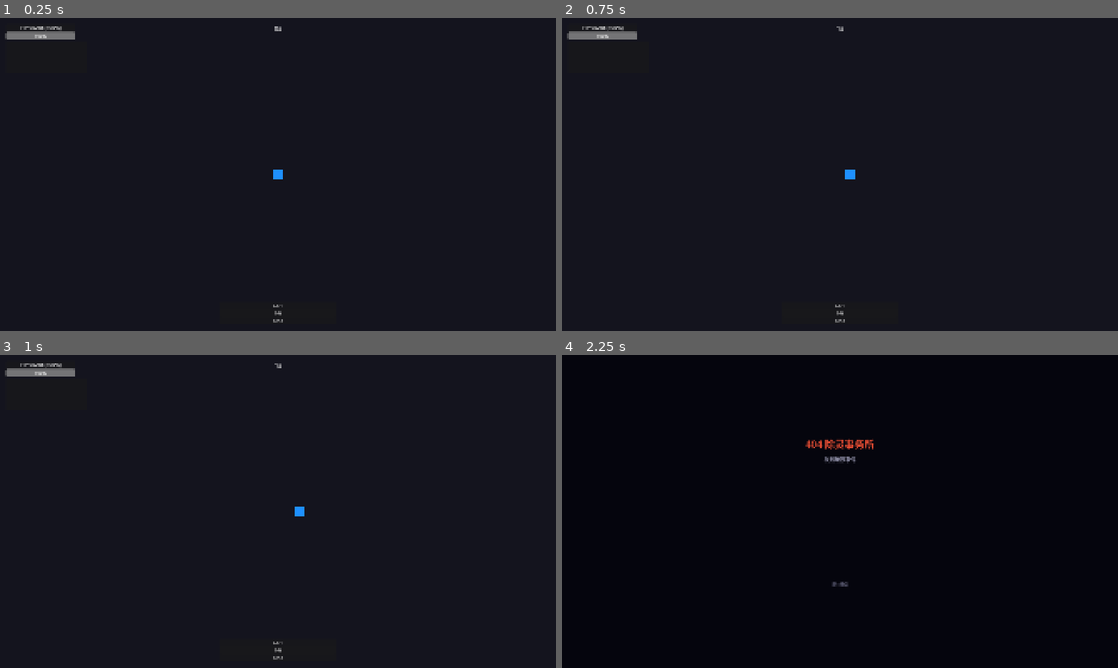
Above: before the commit, frames 1-4 (two rows, left to right).
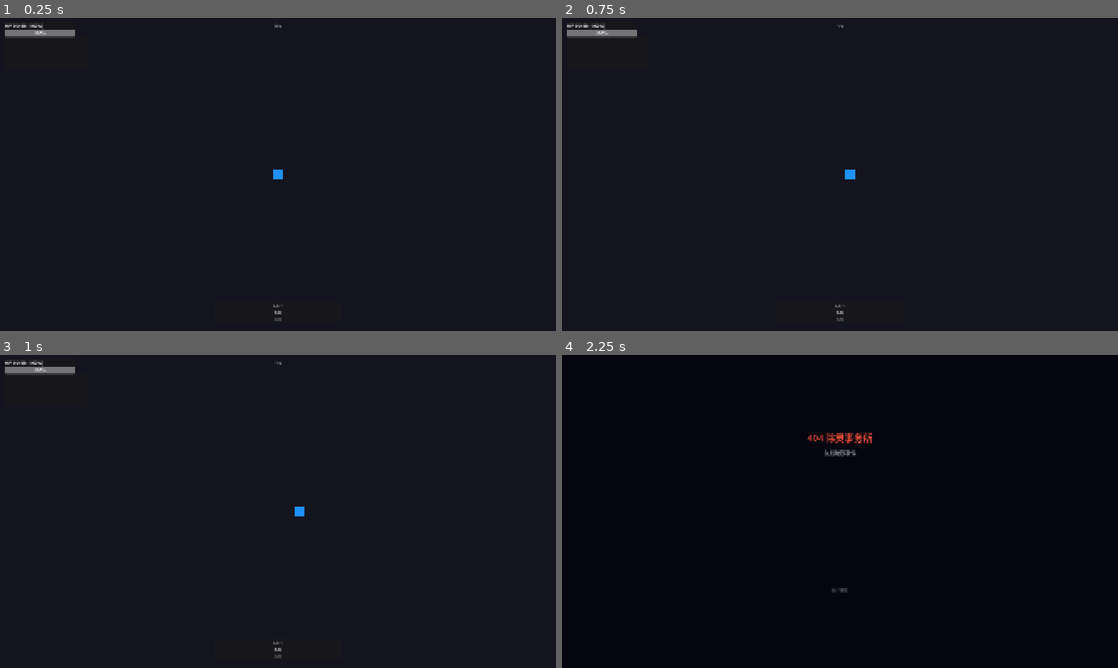
Above: after the commit, the same moments.

Repository: thefoolsparkle-oss/404_exorcism_agency
Game: Godot game, scene res://scenes/combat/combat.tscn
Same seed, same stepped clock (60 frames per second), same inputs: the game is played once before the commit and once after it. This scene is started directly instead of the project's main scene.
Inputs (mouse positions are in pixels of both pictures, inside the frame that each line leads up to):
- Up to frame 1 (0.25 s): no input
- Up to frame 2 (0.75 s): tap Enter at 0.5 s; move the mouse to (962, 158) at 0.52 s; hold D (move_right) from 0.53 s (still down); hold E (interact) from 0.53 s (still down); click (962, 158) at 0.67 s
- Up to frame 3 (1 s): keep holding D (move_right); keep holding E (interact)
- Up to frame 4 (2.25 s): tap Space at 1.25 s; move the mouse to (728, 527) at 1.27 s; release D (move_right) at 1.28 s; release E (interact) at 1.28 s; hold S (move_down) 1.28-2 s; tap P at 1.35 s; click "OK" at 2 s

The runs differ from the first frame. In frame 1, 0.4% of the frame differs, in the area x 0-51%, y 1-98%; in frame 2, 0.4%; in frame 3, 0.4%; in frame 4, 0.7%, in the area x 43-56%, y 24-76%.
Error in both runs: Trying to assign an array of type "Array" to a variable of type "Array[String]". (res://scripts/ui/narrative_screen.gd:20)

Commit message:
UI overhaul: dark theme with red accents, larger fonts, dim backgrounds, consistent styling across all panels

Diff:
--- a/game/scenes/office/office_main.tscn
+++ b/game/scenes/office/office_main.tscn
@@ -9,7 +9,7 @@
 script = ExtResource("1_office")
 
 [node name="ground" type="ColorRect" parent="."]
-color = Color(0.1, 0.08, 0.14, 1)
+color = Color(0.04, 0.03, 0.08, 1)
 anchors_preset = 15
 anchor_right = 1.0
 anchor_bottom = 1.0
@@ -20,27 +20,28 @@
 anchors_preset = 15
 anchor_right = 1.0
 anchor_bottom = 1.0
-theme_override_constants/margin_left = 60
-theme_override_constants/margin_top = 40
-theme_override_constants/margin_right = 60
-theme_override_constants/margin_bottom = 40
+theme_override_constants/margin_left = 80
+theme_override_constants/margin_top = 50
+theme_override_constants/margin_right = 80
+theme_override_constants/margin_bottom = 50
 
 [node name="MainVBox" type="VBoxContainer" parent="CanvasLayer/Margin"]
 layout_mode = 2
-theme_override_constants/separation = 15
+theme_override_constants/separation = 14
 
 [node name="Title" type="Label" parent="CanvasLayer/Margin/MainVBox"]
 layout_mode = 2
 text = "404 除灵事务所"
 horizontal_alignment = 1
-theme_override_font_sizes/font_size = 38
+theme_override_font_sizes/font_size = 42
+theme_override_colors/font_color = Color(0.9, 0.25, 0.2, 1)
 
 [node name="Subtitle" type="Label" parent="CanvasLayer/Margin/MainVBox"]
 layout_mode = 2
 text = "New Hu City Anomaly Files"
 horizontal_alignment = 1
-theme_override_font_sizes/font_size = 16
-theme_override_colors/font_color = Color(0.5, 0.5, 0.6, 1)
+theme_override_font_sizes/font_size = 15
+theme_override_colors/font_color = Color(0.45, 0.45, 0.55, 1)
 
 [node name="Separator1" type="HSeparator" parent="CanvasLayer/Margin/MainVBox"]
 layout_mode = 2
@@ -51,8 +52,9 @@
 
 [node name="CharLabel" type="Label" parent="CanvasLayer/Margin/MainVBox/CharacterSection"]
 layout_mode = 2
-text = "选择调查员:"
+text = "选择调查员"
 theme_override_font_sizes/font_size = 16
+theme_override_colors/font_color = Color(0.7, 0.7, 0.75, 1)
 
 [node name="char_select" type="OptionButton" parent="CanvasLayer/Margin/MainVBox/CharacterSection"]
 layout_mode = 2
@@ -62,8 +64,8 @@
 text = ""
 theme_override_font_sizes/font_size = 12
 autowrap_mode = 3
-custom_minimum_size = Vector2(0, 60)
-theme_override_colors/font_color = Color(0.7, 0.7, 0.75, 1)
+custom_minimum_size = Vector2(0, 80)
+theme_override_colors/font_color = Color(0.55, 0.55, 0.6, 1)
 
 [node name="Separator2" type="HSeparator" parent="CanvasLayer/Margin/MainVBox"]
 layout_mode = 2
@@ -72,13 +74,13 @@
 layout_mode = 2
 text = "案件终端"
 size_flags_horizontal = 4
-theme_override_font_sizes/font_size = 18
+theme_override_font_sizes/font_size = 20
 
 [node name="archive_button" type="Button" parent="CanvasLayer/Margin/MainVBox"]
 layout_mode = 2
 text = "档案库"
 size_flags_horizontal = 4
-theme_override_font_sizes/font_size = 18
+theme_override_font_sizes/font_size = 20
 
 [node name="Spacer" type="Control" parent="CanvasLayer/Margin/MainVBox"]
 layout_mode = 2
@@ -89,6 +91,7 @@
 text = "异常精华: 0 | 破损回路: 0"
 horizontal_alignment = 1
 theme_override_font_sizes/font_size = 14
+theme_override_colors/font_color = Color(0.5, 0.5, 0.55, 1)
 
 [node name="Separator3" type="HSeparator" parent="CanvasLayer/Margin/MainVBox"]
 layout_mode = 2
@@ -96,6 +99,7 @@
 [node name="QuitButton" type="Button" parent="CanvasLayer/Margin/MainVBox"]
 layout_mode = 2
 text = "退出游戏"
+theme_override_colors/font_color = Color(0.5, 0.3, 0.3, 1)
 
 [node name="CaseListUI" type="Control" parent="CanvasLayer"]
 anchors_preset = 15
@@ -132,8 +136,9 @@
 
 [node name="Label" type="Label" parent="CanvasLayer/CaseListUI/Panel/VBoxContainer"]
 layout_mode = 2
-text = "选择案件:"
-theme_override_font_sizes/font_size = 18
+text = "选择案件"
+theme_override_font_sizes/font_size = 20
+theme_override_colors/font_color = Color(0.9, 0.25, 0.2, 1)
 
 [node name="CaseList" type="VBoxContainer" parent="CanvasLayer/CaseListUI/Panel/VBoxContainer"]
 layout_mode = 2
--- a/game/scenes/ui/case_briefing.tscn
+++ b/game/scenes/ui/case_briefing.tscn
@@ -6,7 +6,7 @@
 script = ExtResource("1_briefing")
 
 [node name="DimBackground" type="ColorRect" parent="."]
-color = Color(0, 0, 0, 0.6)
+color = Color(0, 0, 0, 0.7)
 anchors_preset = 15
 anchor_right = 1.0
 anchor_bottom = 1.0
@@ -17,43 +17,47 @@
 anchor_top = 0.5
 anchor_right = 0.5
 anchor_bottom = 0.5
-offset_left = -370.0
-offset_top = -280.0
-offset_right = 370.0
-offset_bottom = 280.0
+offset_left = -380.0
+offset_top = -285.0
+offset_right = 380.0
+offset_bottom = 285.0
 
 [node name="vbox" type="VBoxContainer" parent="panel"]
 anchors_preset = 15
 anchor_right = 1.0
 anchor_bottom = 1.0
-offset_left = 25.0
-offset_top = 20.0
-offset_right = -25.0
-offset_bottom = -20.0
+offset_left = 28.0
+offset_top = 22.0
+offset_right = -28.0
+offset_bottom = -22.0
 theme_override_constants/separation = 10
 
 [node name="title_label" type="Label" parent="panel/vbox"]
 layout_mode = 2
 text = "案件标题"
 horizontal_alignment = 1
-theme_override_font_sizes/font_size = 26
+theme_override_font_sizes/font_size = 24
+theme_override_colors/font_color = Color(0.9, 0.3, 0.2, 1)
 
 [node name="threat_label" type="Label" parent="panel/vbox"]
 layout_mode = 2
 text = "威胁等级: - | 区域: -"
 horizontal_alignment = 1
-theme_override_font_sizes/font_size = 14
+theme_override_font_sizes/font_size = 13
+theme_override_colors/font_color = Color(0.6, 0.6, 0.65, 1)
 
 [node name="briefing_label" type="Label" parent="panel/vbox"]
 layout_mode = 2
 text = "案件简报"
 autowrap_mode = 3
-theme_override_font_sizes/font_size = 14
+theme_override_font_sizes/font_size = 15
+theme_override_colors/font_color = Color(0.85, 0.85, 0.88, 1)
 
 [node name="objectives_label" type="Label" parent="panel/vbox"]
 layout_mode = 2
 text = "任务目标:"
 theme_override_font_sizes/font_size = 14
+theme_override_colors/font_color = Color(0.75, 0.75, 0.8, 1)
 
 [node name="spacer" type="Control" parent="panel/vbox"]
 layout_mode = 2
--- a/game/scenes/ui/hud.tscn
+++ b/game/scenes/ui/hud.tscn
@@ -7,24 +7,20 @@
 
 [node name="hp_panel" type="PanelContainer" parent="."]
 anchors_preset = 2
-anchor_left = 0.0
-anchor_top = 0.0
-anchor_right = 0.0
-anchor_bottom = 0.0
-offset_left = 20.0
-offset_top = 20.0
+offset_left = 16.0
+offset_top = 14.0
 offset_right = 260.0
-offset_bottom = 60.0
+offset_bottom = 56.0
 
 [node name="vbox_hp" type="VBoxContainer" parent="hp_panel"]
 layout_mode = 2
-theme_override_constants/separation = 2
+theme_override_constants/separation = 1
 
 [node name="hp_label" type="Label" parent="hp_panel/vbox_hp"]
 layout_mode = 2
-text = "HP 90/90"
-horizontal_alignment = 1
-theme_override_font_sizes/font_size = 18
+text = "HP 90/90 (100%)"
+theme_override_font_sizes/font_size = 17
+theme_override_colors/font_color = Color(0.95, 0.95, 0.95, 1)
 
 [node name="hp_bar" type="ProgressBar" parent="hp_panel/vbox_hp"]
 layout_mode = 2
@@ -35,21 +31,22 @@
 anchor_left = 0.5
 anchor_right = 0.5
 offset_left = -100.0
-offset_top = 20.0
+offset_top = 14.0
 offset_right = 100.0
-offset_bottom = 50.0
+offset_bottom = 44.0
 text = "0s"
 horizontal_alignment = 1
-theme_override_font_sizes/font_size = 22
+theme_override_font_sizes/font_size = 20
+theme_override_colors/font_color = Color(0.6, 0.6, 0.65, 1)
 
 [node name="boss_hp" type="ProgressBar" parent="."]
 anchors_preset = 1
 anchor_left = 0.5
 anchor_right = 0.5
 offset_left = -300.0
-offset_top = 50.0
+offset_top = 48.0
 offset_right = 300.0
-offset_bottom = 80.0
+offset_bottom = 68.0
 visible = false
 show_percentage = false
 
@@ -57,19 +54,20 @@
 anchors_preset = 3
 anchor_left = 0.5
 anchor_right = 0.5
-offset_left = -200.0
-offset_right = 200.0
+offset_left = -220.0
+offset_right = 220.0
 offset_top = 980.0
-offset_bottom = 1040.0
+offset_bottom = 1035.0
 
 [node name="vbox_xp" type="VBoxContainer" parent="xp_panel"]
 layout_mode = 2
-theme_override_constants/separation = 2
+theme_override_constants/separation = 1
 
 [node name="level_label" type="Label" parent="xp_panel/vbox_xp"]
 layout_mode = 2
 text = "Lv.1"
 horizontal_alignment = 1
+theme_override_colors/font_color = Color(0.7, 0.7, 0.75, 1)
 
 [node name="xp_bar" type="ProgressBar" parent="xp_panel/vbox_xp"]
 layout_mode = 2
@@ -79,14 +77,12 @@
 layout_mode = 2
 text = "0/30"
 horizontal_alignment = 1
+theme_override_font_sizes/font_size = 12
+theme_override_colors/font_color = Color(0.5, 0.5, 0.55, 1)
 
 [node name="skill_icons" type="HBoxContainer" parent="."]
 anchors_preset = 4
-anchor_left = 0.0
-anchor_top = 1.0
-anchor_right = 0.0
-anchor_bottom = 1.0
-offset_left = 20.0
+offset_left = 16.0
 offset_top = -70.0
 offset_right = 400.0
 offset_bottom = -10.0
@@ -94,16 +90,13 @@
 
 [node name="objectives_panel" type="PanelContainer" parent="."]
 anchors_preset = 2
-anchor_left = 0.0
-anchor_top = 0.0
-anchor_right = 0.0
-anchor_bottom = 0.0
-offset_left = 20.0
-offset_top = 80.0
+offset_left = 16.0
+offset_top = 66.0
 offset_right = 300.0
-offset_bottom = 190.0
+offset_bottom = 180.0
 
 [node name="objectives_label" type="Label" parent="objectives_panel"]
 layout_mode = 2
 text = ""
 theme_override_font_sizes/font_size = 13
+theme_override_colors/font_color = Color(0.75, 0.75, 0.8, 1)
--- a/game/scenes/ui/level_up_panel.tscn
+++ b/game/scenes/ui/level_up_panel.tscn
@@ -5,32 +5,39 @@
 [node name="LevelUpPanel" type="CanvasLayer"]
 script = ExtResource("1_lvl_panel")
 
+[node name="dim" type="ColorRect" parent="."]
+color = Color(0, 0, 0, 0.5)
+anchors_preset = 15
+anchor_right = 1.0
+anchor_bottom = 1.0
+
 [node name="panel" type="Panel" parent="."]
 anchors_preset = 8
 anchor_left = 0.5
 anchor_top = 0.5
 anchor_right = 0.5
 anchor_bottom = 0.5
-offset_left = -400.0
-offset_top = -200.0
-offset_right = 400.0
-offset_bottom = 200.0
+offset_left = -410.0
+offset_top = -220.0
+offset_right = 410.0
+offset_bottom = 220.0
 
 [node name="vbox" type="VBoxContainer" parent="panel"]
 anchors_preset = 15
 anchor_right = 1.0
 anchor_bottom = 1.0
-offset_left = 20.0
-offset_top = 20.0
-offset_right = -20.0
-offset_bottom = -20.0
+offset_left = 24.0
+offset_top = 18.0
+offset_right = -24.0
+offset_bottom = -18.0
 theme_override_constants/separation = 12
 
 [node name="title" type="Label" parent="panel/vbox"]
 layout_mode = 2
 text = "选择一项升级"
 horizontal_alignment = 1
-theme_override_font_sizes/font_size = 24
+theme_override_font_sizes/font_size = 22
+theme_override_colors/font_color = Color(0.9, 0.3, 0.2, 1)
 
 [node name="cards" type="HBoxContainer" parent="panel/vbox"]
 layout_mode = 2
--- a/game/scenes/ui/narrative_screen.tscn
+++ b/game/scenes/ui/narrative_screen.tscn
@@ -6,7 +6,13 @@
 script = ExtResource("1_narrative")
 
 [node name="dim" type="ColorRect" parent="."]
-color = Color(0.02, 0.02, 0.05, 1)
+color = Color(0.02, 0.02, 0.06, 1)
+anchors_preset = 15
+anchor_right = 1.0
+anchor_bottom = 1.0
+
+[node name="scanline" type="ColorRect" parent="dim"]
+color = Color(0.02, 0.02, 0.02, 0.05)
 anchors_preset = 15
 anchor_right = 1.0
 anchor_bottom = 1.0
@@ -17,17 +23,17 @@
 anchor_top = 0.5
 anchor_right = 0.5
 anchor_bottom = 0.5
-offset_left = -400.0
-offset_top = -260.0
-offset_right = 400.0
-offset_bottom = 260.0
+offset_left = -420.0
+offset_top = -280.0
+offset_right = 420.0
+offset_bottom = 280.0
 theme_override_constants/separation = 16
 
 [node name="title" type="Label" parent="dim/center"]
 layout_mode = 2
 text = ""
 horizontal_alignment = 1
-theme_override_font_sizes/font_size = 34
+theme_override_font_sizes/font_size = 32
 theme_override_colors/font_color = Color(0.9, 0.3, 0.2, 1)
 
 [node name="subtitle" type="Label" parent="dim/center"]
@@ -35,14 +41,14 @@
 text = ""
 horizontal_alignment = 1
 theme_override_font_sizes/font_size = 18
-theme_override_colors/font_color = Color(0.6, 0.6, 0.7, 1)
+theme_override_colors/font_color = Color(0.5, 0.5, 0.55, 1)
 
 [node name="text" type="Label" parent="dim/center"]
 layout_mode = 2
 text = ""
 autowrap_mode = 3
 theme_override_font_sizes/font_size = 15
-theme_override_colors/font_color = Color(0.85, 0.85, 0.9, 1)
+theme_override_colors/font_color = Color(0.82, 0.82, 0.85, 1)
 size_flags_vertical = 3
 
 [node name="next_hint" type="Label" parent="dim/center"]
@@ -50,4 +56,4 @@
 text = "按 E 继续"
 horizontal_alignment = 1
 theme_override_font_sizes/font_size = 13
-theme_override_colors/font_color = Color(0.4, 0.4, 0.5, 1)
+theme_override_colors/font_color = Color(0.35, 0.35, 0.4, 1)
--- a/game/scenes/ui/result_panel.tscn
+++ b/game/scenes/ui/result_panel.tscn
@@ -5,16 +5,22 @@
 [node name="ResultPanel" type="CanvasLayer"]
 script = ExtResource("1_result")
 
+[node name="dim" type="ColorRect" parent="."]
+color = Color(0, 0, 0, 0.6)
+anchors_preset = 15
+anchor_right = 1.0
+anchor_bottom = 1.0
+
 [node name="panel" type="Panel" parent="."]
 anchors_preset = 8
 anchor_left = 0.5
 anchor_top = 0.5
 anchor_right = 0.5
 anchor_bottom = 0.5
-offset_left = -260.0
-offset_top = -210.0
-offset_right = 260.0
-offset_bottom = 210.0
+offset_left = -270.0
+offset_top = -220.0
+offset_right = 270.0
+offset_bottom = 220.0
 
 [node name="vbox" type="VBoxContainer" parent="panel"]
 anchors_preset = 15
@@ -30,7 +36,7 @@
 layout_mode = 2
 text = "任务完成"
 horizontal_alignment = 1
-theme_override_font_sizes/font_size = 30
+theme_override_font_sizes/font_size = 28
 
 [node name="rewards_label" type="Label" parent="panel/vbox"]
 layout_mode = 2
@@ -44,6 +50,7 @@
 text = "击杀: 0 | 等级: 1"
 horizontal_alignment = 1
 theme_override_font_sizes/font_size = 14
+theme_override_colors/font_color = Color(0.7, 0.7, 0.75, 1)
 
 [node name="spacer" type="Control" parent="panel/vbox"]
 layout_mode = 2
@@ -57,6 +64,3 @@
 [node name="quit_button" type="Button" parent="panel/vbox"]
 layout_mode = 2
 text = "返回事务所"
-
-[connection signal="pressed" from="panel/vbox/restart_button" to="." method="_on_restart_pressed"]
-[connection signal="pressed" from="panel/vbox/quit_button" to="." method="_on_quit_pressed"]
--- a/game/scenes/ui/skill_card.tscn
+++ b/game/scenes/ui/skill_card.tscn
@@ -3,17 +3,17 @@
 [ext_resource type="Script" path="res://scripts/ui/skill_card.gd" id="1_skill_card"]
 
 [node name="SkillCard" type="Panel"]
-custom_minimum_size = Vector2(180, 280)
+custom_minimum_size = Vector2(190, 300)
 script = ExtResource("1_skill_card")
 
 [node name="vbox" type="VBoxContainer" parent="."]
 anchors_preset = 15
 anchor_right = 1.0
 anchor_bottom = 1.0
-offset_left = 10.0
-offset_top = 10.0
-offset_right = -10.0
-offset_bottom = -10.0
+offset_left = 12.0
+offset_top = 12.0
+offset_right = -12.0
+offset_bottom = -12.0
 theme_override_constants/separation = 8
 
 [node name="icon" type="ColorRect" parent="vbox"]
@@ -25,13 +25,15 @@
 layout_mode = 2
 text = "新技能"
 horizontal_alignment = 1
-theme_override_font_sizes/font_size = 12
+theme_override_font_sizes/font_size = 11
+theme_override_colors/font_color = Color(0.5, 0.5, 0.55, 1)
 
 [node name="name_label" type="Label" parent="vbox"]
 layout_mode = 2
 text = "技能名"
 horizontal_alignment = 1
 theme_override_font_sizes/font_size = 18
+theme_override_colors/font_color = Color(0.9, 0.9, 0.9, 1)
 
 [node name="desc_label" type="Label" parent="vbox"]
 layout_mode = 2
@@ -39,6 +41,7 @@
 horizontal_alignment = 1
 autowrap_mode = 3
 theme_override_font_sizes/font_size = 13
+theme_override_colors/font_color = Color(0.65, 0.65, 0.7, 1)
 
 [node name="key_hint" type="Label" parent="vbox"]
 layout_mode = 2
--- /dev/null
+++ b/game/themes/default_theme.tres
@@ -0,0 +1,63 @@
+[gd_resource type="Theme" load_steps=2 format=3]
+
+[resource]
+default_font_size = 16
+
+[sub_resource type="StyleBoxFlat" id="panel_style"]
+bg_color = Color(0.06, 0.06, 0.1, 0.95)
+border_width_left = 1
+border_width_right = 1
+border_width_top = 1
+border_width_bottom = 1
+border_color = Color(0.3, 0.15, 0.15, 1)
+corner_radius_top_left = 6
+corner_radius_top_right = 6
+corner_radius_bottom_left = 6
+corner_radius_bottom_right = 6
+content_margin_left = 8.0
+content_margin_right = 8.0
+content_margin_top = 8.0
+content_margin_bottom = 8.0
+
+[sub_resource type="StyleBoxFlat" id="button_normal"]
+bg_color = Color(0.12, 0.08, 0.08, 1)
+border_width_left = 1
+border_width_right = 1
+border_width_top = 1
+border_width_bottom = 1
+border_color = Color(0.5, 0.2, 0.2, 1)
+corner_radius_top_left = 4
+corner_radius_top_right = 4
+corner_radius_bottom_left = 4
+corner_radius_bottom_right = 4
+
+[sub_resource type="StyleBoxFlat" id="button_hover"]
+bg_color = Color(0.2, 0.1, 0.1, 1)
+border_width_left = 1
+border_width_right = 1
+border_width_top = 1
+border_width_bottom = 1
+border_color = Color(0.8, 0.3, 0.3, 1)
+corner_radius_top_left = 4
+corner_radius_top_right = 4
+corner_radius_bottom_left = 4
+corner_radius_bottom_right = 4
+
+[sub_resource type="StyleBoxFlat" id="progress_bg"]
+bg_color = Color(0.08, 0.08, 0.12, 1)
+border_width_left = 1
+border_width_right = 1
+border_width_top = 1
+border_width_bottom = 1
+border_color = Color(0.2, 0.2, 0.3, 1)
+
+[sub_resource type="StyleBoxFlat" id="progress_fill"]
+bg_color = Color(0.7, 0.2, 0.15, 1)
+
+[sub_resource type="StyleBoxFlat" id="xp_fill"]
+bg_color = Color(0.2, 0.6, 0.3, 1)
+
+[sub_resource type="StyleBoxFlat" id="title_bg"]
+bg_color = Color(0.08, 0.04, 0.04, 0.9)
+border_width_bottom = 1
+border_color = Color(0.5, 0.2, 0.2, 1)
